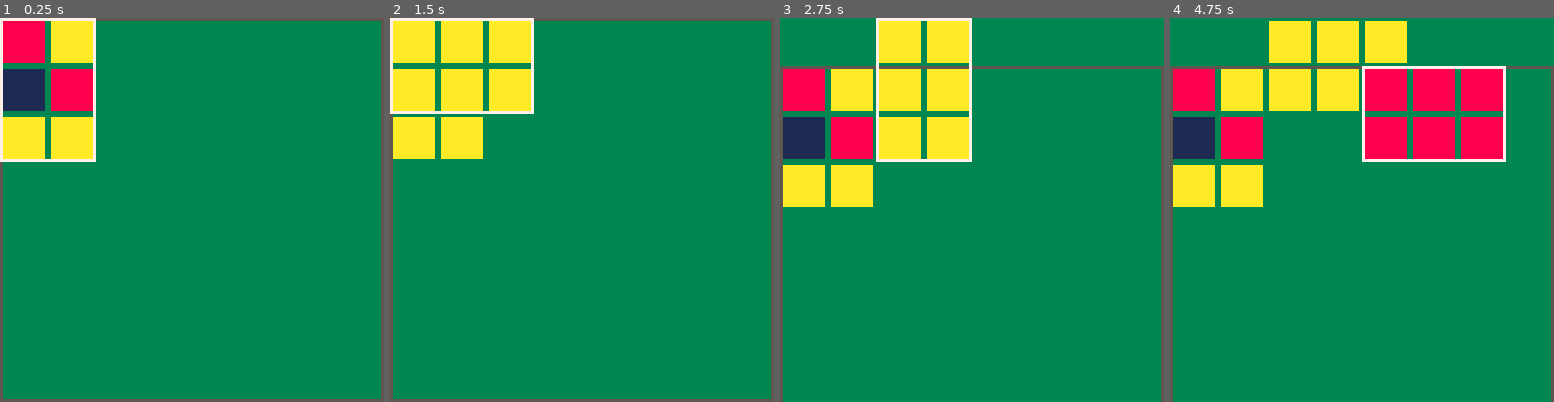
Above: before the commit, frames 1-4 (left to right).
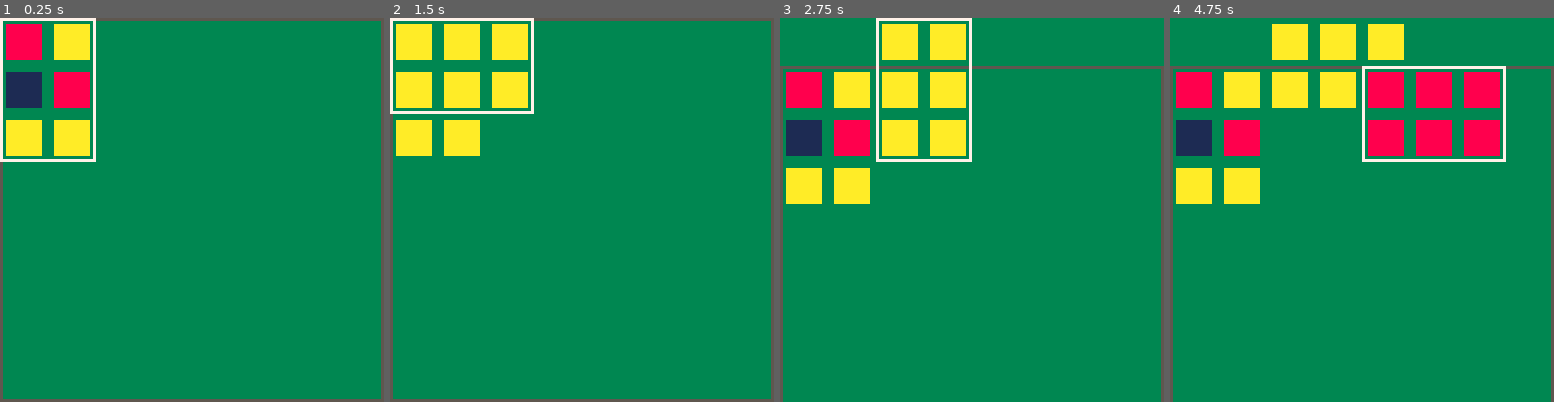
Above: after the commit, the same moments.

Repository: shen-sat/orchard
Game: PICO-8 cartridge game.p8
The game is run twice, just before and just after one commit, with the same random seed, the same clock (stepped at 60 frames per second) and the same inputs.
Inputs:
- Up to frame 1 (0.25 s): no input
- Up to frame 2 (1.5 s): tap X (X key) at 0.33, 1.07 s; tap O (Z key) at 0.7 s
- Up to frame 3 (2.75 s): hold Right 1.6-2.1 s; tap O (Z key) at 1.7, 2.1, 2.5 s; tap X (X key) at 1.85 s; hold Up 2.15-2.42 s; hold Right from 2.47 s (still down)
- Up to frame 4 (4.75 s): tap O (Z key) every 0.4 s from 2.9 to 4.5 s; tap X (X key) at 2.97, 4.08 s; release Right at 3.03 s; hold Left 3.08-3.58 s; hold Down 3.63-3.97 s; hold Right 4.02-4.68 s; hold Up from 4.73 s (still down)

The runs differ from the first frame. In frame 1, 1.9% of the frame differs, in the area x 0-25%, y 0-37%; in frame 2, 2.5%; in frame 3, 3.8%; in frame 4, 5.4%, in the area x 0-87%, y 0-50%.

Commit message:
Make dummy fruit sprites smaller

Diff:
--- a/game.p8
+++ b/game.p8
@@ -202,9 +202,10 @@
         palt()
         if fruit.plantable then
           palt(0,false)
-          pal(0,11)
+          pal(0,14)
         end
         spr(fruit.sprite,fruit.x,fruit.y,2,2)
+        -- if fruit.plantable then print('p',fruit.x,fruit.y,14) end
       end
     end,
     move = function(self)
@@ -301,17 +302,16 @@
 
 __gfx__
 00000000000000000000000000000000000000000000000000000000000000000000000000000000000000000000000000000000000000000000000000000000
-08888888888888800aaaaaaaaaaaaaa0011111111111111000000000000000000000000000000000000000000000000000000000000000000000000000000000
-08888888888888800aaaaaaaaaaaaaa0011111111111111000000000000000000000000000000000000000000000000000000000000000000000000000000000
-08888888888888800aaaaaaaaaaaaaa0011111111111111000000000000000000000000000000000000000000000000000000000000000000000000000000000
-08888888888888800aaaaaaaaaaaaaa0011111111111111000000000000000000000000000000000000000000000000000000000000000000000000000000000
-08888888888888800aaaaaaaaaaaaaa0011111111111111000000000000000000000000000000000000000000000000000000000000000000000000000000000
-08888888888888800aaaaaaaaaaaaaa0011111111111111000000000000000000000000000000000000000000000000000000000000000000000000000000000
-08888888888888800aaaaaaaaaaaaaa0011111111111111000000000000000000000000000000000000000000000000000000000000000000000000000000000
-08888888888888800aaaaaaaaaaaaaa0011111111111111000000000000000000000000000000000000000000000000000000000000000000000000000000000
-08888888888888800aaaaaaaaaaaaaa0011111111111111000000000000000000000000000000000000000000000000000000000000000000000000000000000
-08888888888888800aaaaaaaaaaaaaa0011111111111111000000000000000000000000000000000000000000000000000000000000000000000000000000000
-08888888888888800aaaaaaaaaaaaaa0011111111111111000000000000000000000000000000000000000000000000000000000000000000000000000000000
-08888888888888800aaaaaaaaaaaaaa0011111111111111000000000000000000000000000000000000000000000000000000000000000000000000000000000
-08888888888888800aaaaaaaaaaaaaa0011111111111111000000000000000000000000000000000000000000000000000000000000000000000000000000000
-08888888888888800aaaaaaaaaaaaaa0011111111111111000000000000000000000000000000000000000000000000000000000000000000000000000000000
+00000000000000000000000000000000000000000000000000000000000000000000000000000000000000000000000000000000000000000000000000000000
+008888888888880000aaaaaaaaaaaa00001111111111110000000000000000000000000000000000000000000000000000000000000000000000000000000000
+008888888888880000aaaaaaaaaaaa00001111111111110000000000000000000000000000000000000000000000000000000000000000000000000000000000
+008888888888880000aaaaaaaaaaaa00001111111111110000000000000000000000000000000000000000000000000000000000000000000000000000000000
+008888888888880000aaaaaaaaaaaa00001111111111110000000000000000000000000000000000000000000000000000000000000000000000000000000000
+008888888888880000aaaaaaaaaaaa00001111111111110000000000000000000000000000000000000000000000000000000000000000000000000000000000
+008888888888880000aaaaaaaaaaaa00001111111111110000000000000000000000000000000000000000000000000000000000000000000000000000000000
+008888888888880000aaaaaaaaaaaa00001111111111110000000000000000000000000000000000000000000000000000000000000000000000000000000000
+008888888888880000aaaaaaaaaaaa00001111111111110000000000000000000000000000000000000000000000000000000000000000000000000000000000
+008888888888880000aaaaaaaaaaaa00001111111111110000000000000000000000000000000000000000000000000000000000000000000000000000000000
+008888888888880000aaaaaaaaaaaa00001111111111110000000000000000000000000000000000000000000000000000000000000000000000000000000000
+008888888888880000aaaaaaaaaaaa00001111111111110000000000000000000000000000000000000000000000000000000000000000000000000000000000
+008888888888880000aaaaaaaaaaaa00001111111111110000000000000000000000000000000000000000000000000000000000000000000000000000000000
